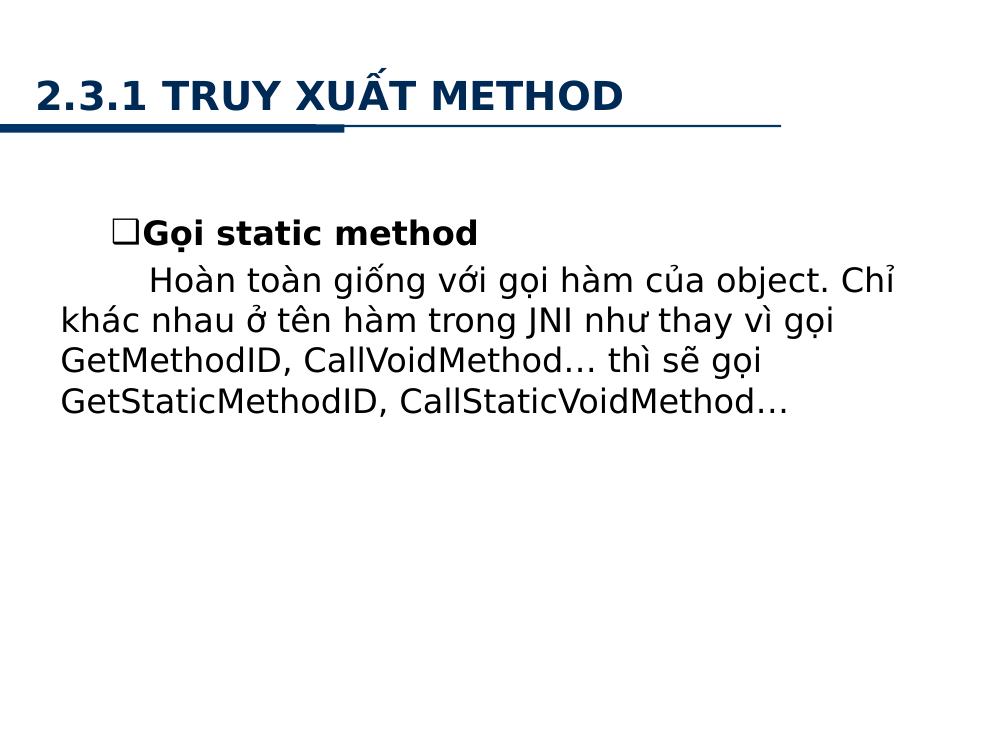
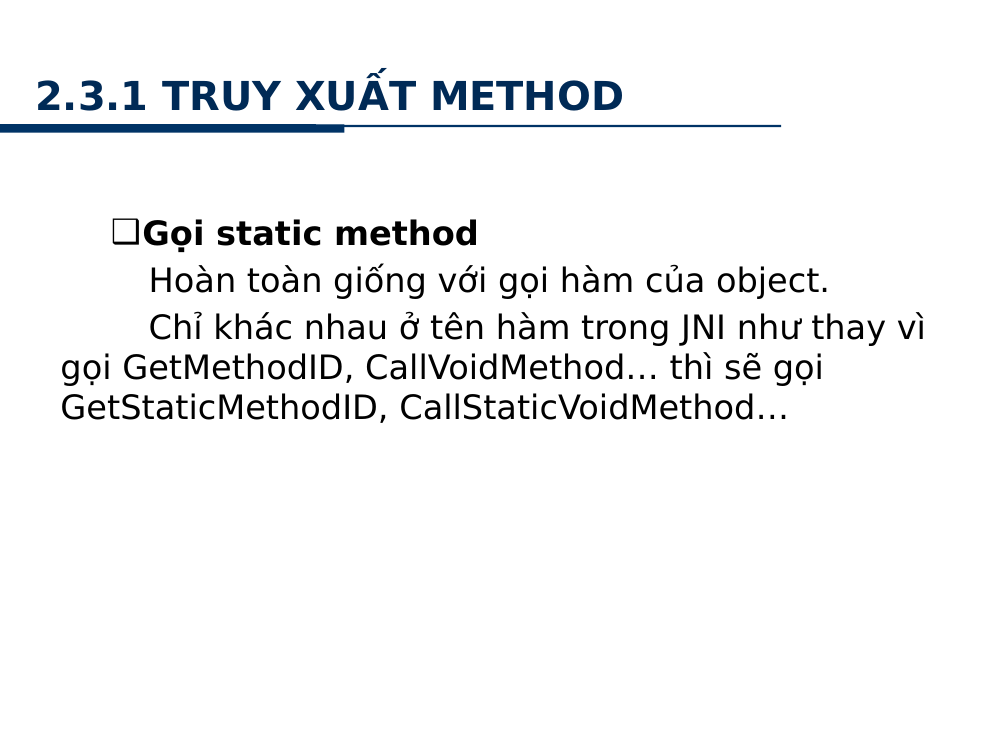
Before and after one commit to minhkhanh/UofS-Java, a slide deck: slide 20 of Seminar_JNI/Slide_00.pptx (slide 21 before the commit). Drawn at 1008x756 pixels with LibreOffice and Linux fonts; fonts in the diff are those of the drawing; background and template pictures are left out. Boxes give left, top, right and bottom in pixels: in the first picture for what was removed or moved away, otherwise in the second. Text is boxed around its words. In the diff, an @@ line names an element or a change of style, - is before the commit and + after.

```diff
--- a/Seminar_JNI/Slide_00.pptx
+++ b/Seminar_JNI/Slide_00.pptx
@@ text at [60,264,926,423]: text changed @@
-Hoàn toàn giống với gọi hàm của object. Chỉ khác nhau ở tên hàm trong JNI như thay vì gọi GetMethodID, CallVoidMethod… thì sẽ gọi GetStaticMethodID, CallStaticVoidMethod…
+Hoàn toàn giống với gọi hàm của object.
+Chỉ khác nhau ở tên hàm trong JNI như thay vì gọi GetMethodID, CallVoidMethod… thì sẽ gọi GetStaticMethodID, CallStaticVoidMethod…
```
Also in this commit, not shown: 15 other slides changed, 1 slide removed.
